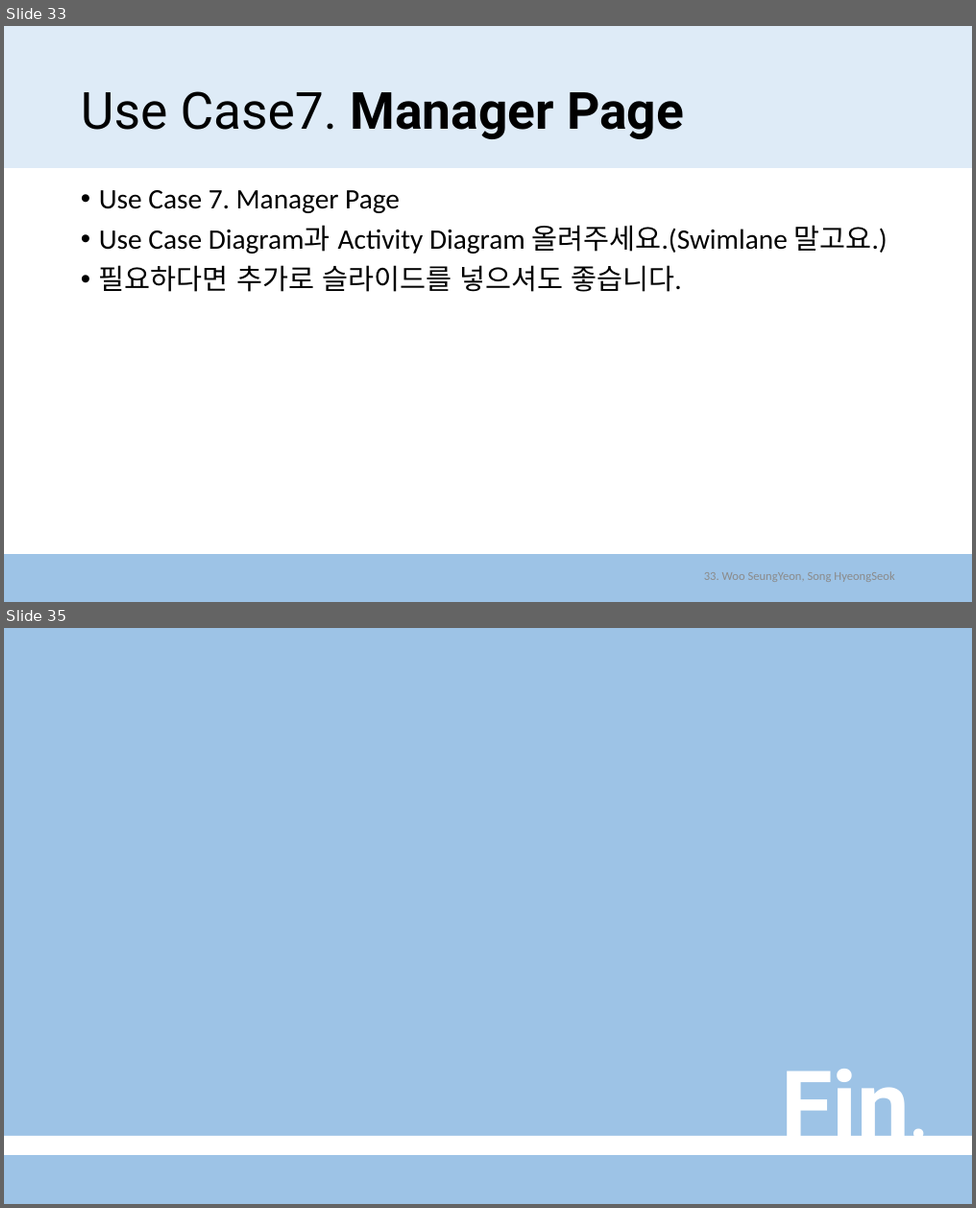
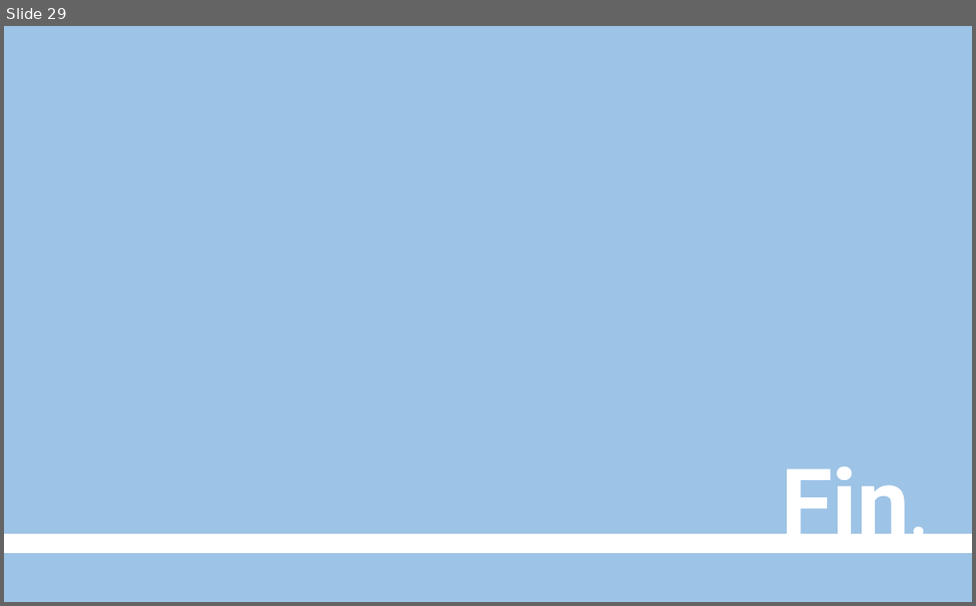
Before and after one commit to zeca9189/2016CSE406project, a slide deck: Intermediate Presentation/Presentation_AhnYounGeun.pptx. Shown one above the other, each under a label of ours: slides 33 and 35 before the commit, slide 29 after it; the slides between them are not shown. The pictures are 976x1208 and 976x606 pixels, drawn with LibreOffice and Linux fonts; fonts in the diff are those of the drawing. Boxes give left, top, right and bottom in pixels: in the first picture for what was removed or moved away, otherwise in the second. Text is boxed around its words. In the diff, an @@ line names an element or a change of style, - is before the commit and + after.

```diff
--- a/Intermediate Presentation/Presentation_AhnYounGeun.pptx
+++ b/Intermediate Presentation/Presentation_AhnYounGeun.pptx
@@ slide 33 removed at bbox=[4, 26, 972, 602], background #FFFFFF @@
@@ rectangle removed at bbox=[4, 26, 972, 168] @@
@@ title removed at bbox=[81, 91, 684, 139] @@
-Use Case7. Manager Page
@@ text removed at bbox=[99, 190, 887, 292] @@
-• Use Case 7. Manager Page
-• Use Case Diagram과 Activity Diagram 올려주세요.(Swimlane 말고요.)
-• 필요하다면 추가로 슬라이드를 넣으셔도 좋습니다.
@@ rectangle removed at bbox=[4, 554, 972, 602] @@
@@ text removed at bbox=[704, 571, 894, 582] @@
-33. Woo SeungYeon, Song HyeongSeok
@@ what was slide 35 is now slide 29 @@
```
Also in this commit, not shown: 8 slides changed, 9 slides added, 14 other slides removed, 17 other files.
